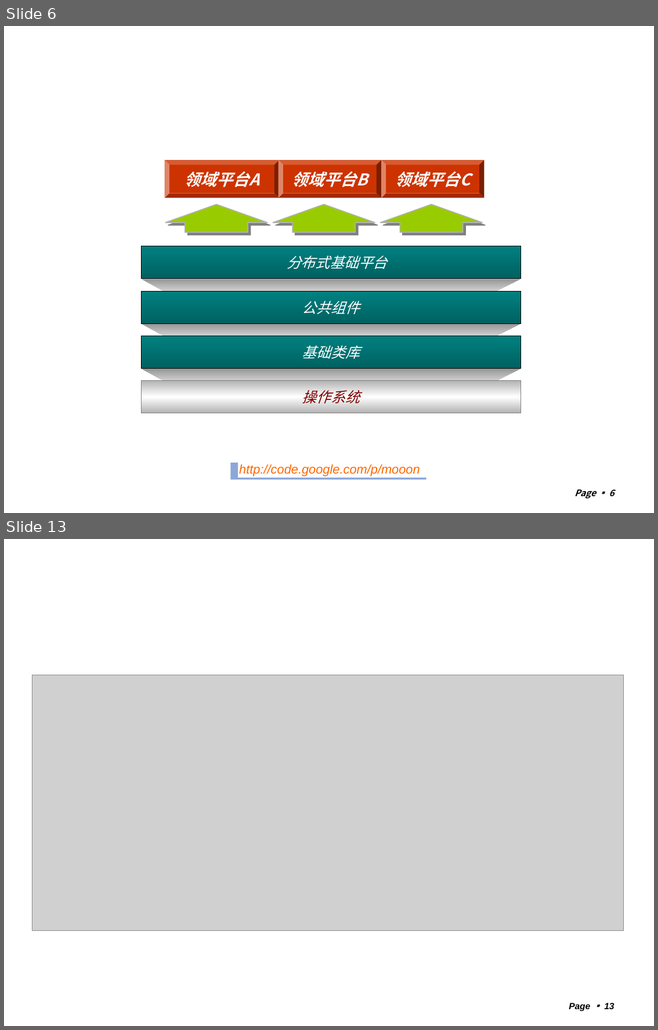
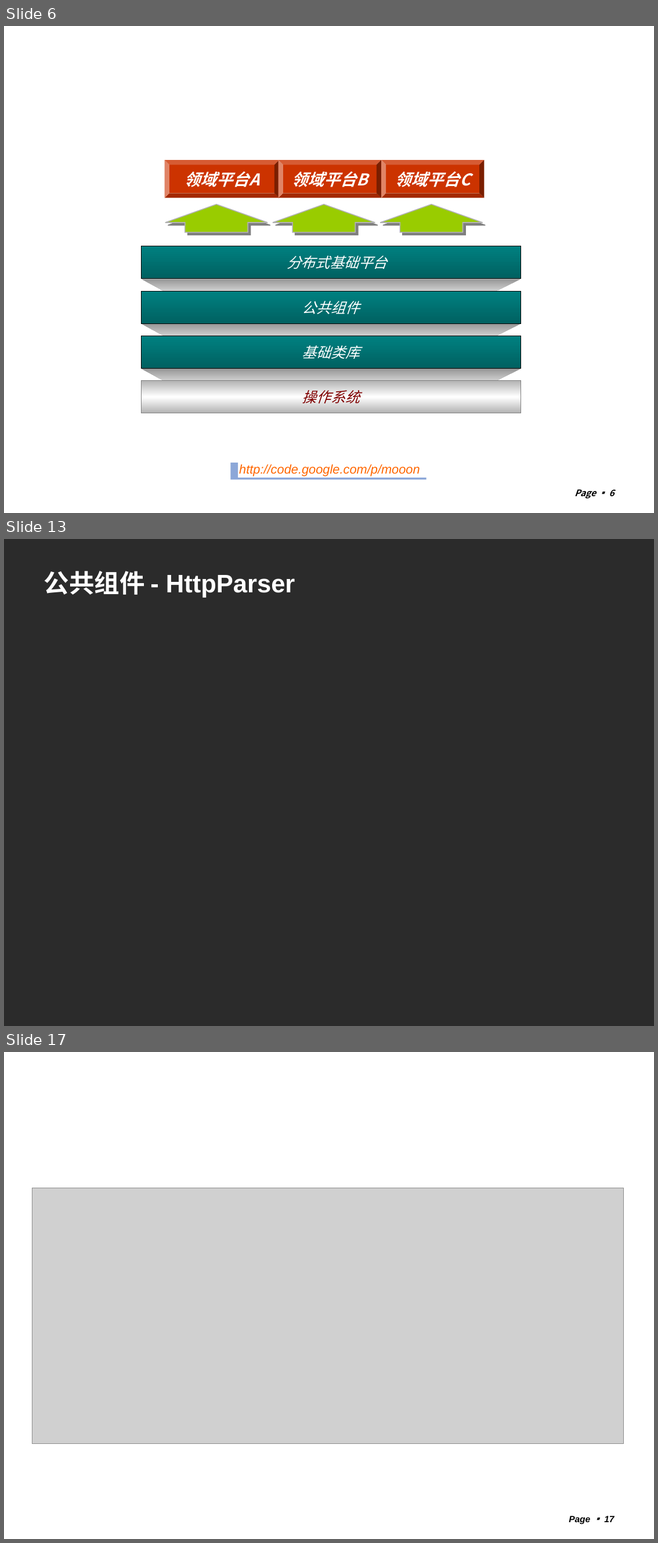
Before and after one commit to shtzr840329/mooon, a slide deck: distributed_platform/docs/mooon.ppt. Shown one above the other, each under a label of ours: slides 6 and 13 before the commit, slides 6, 13 and 17 after it; the slides between them are not shown. The pictures are 658x1030 and 658x1543 pixels, drawn with LibreOffice and Linux fonts; fonts in the diff are those of the drawing; grey boxes stand for pictures; background and template pictures are left out; a plain dark background stands for a picture behind light text. Boxes give left, top, right and bottom in pixels: in the first picture for what was removed or moved away, otherwise in the second. Text is boxed around its words. In the diff, an @@ line names an element or a change of style, - is before the commit and + after.

```diff
--- a/distributed_platform/docs/mooon.ppt
+++ b/distributed_platform/docs/mooon.ppt
@@ slide 13 added at (4,539,654,1026), background picture (left out) @@
@@ title added at (44,571,295,598), 28 pt, text #FFFFFF, bold @@
+公共组件 - HttpParser
@@ what was slide 13 is now slide 17 @@
@@ page number at (568,1516,614,1525): text changed @@
-Page ▪ 13
+Page ▪ 17
```
Also in this commit, not shown: 6 slides changed, 4 other slides added.
